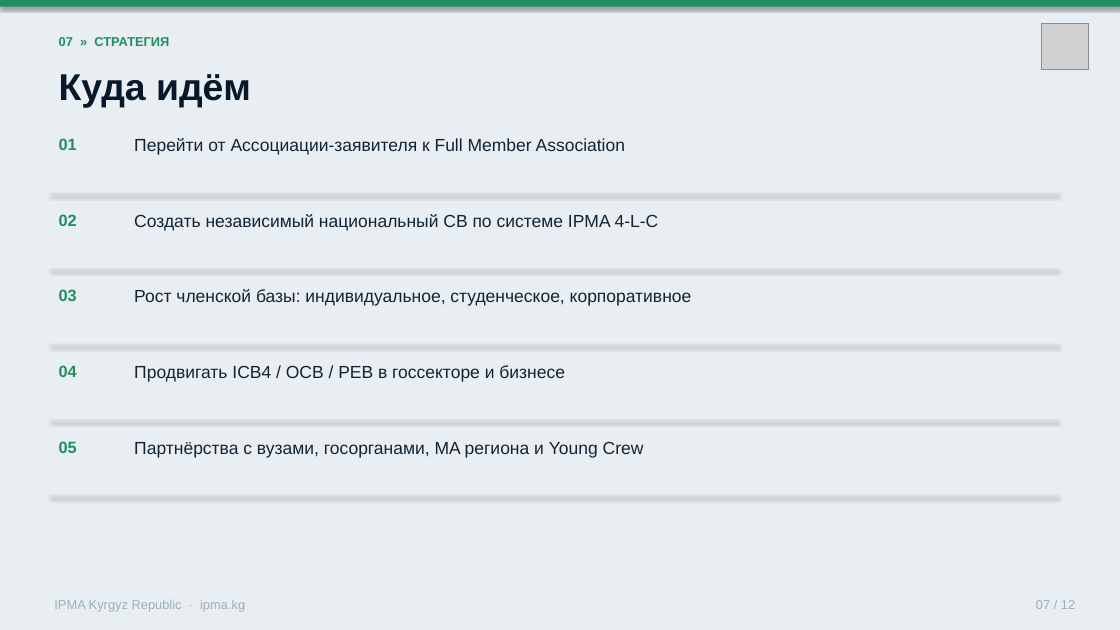
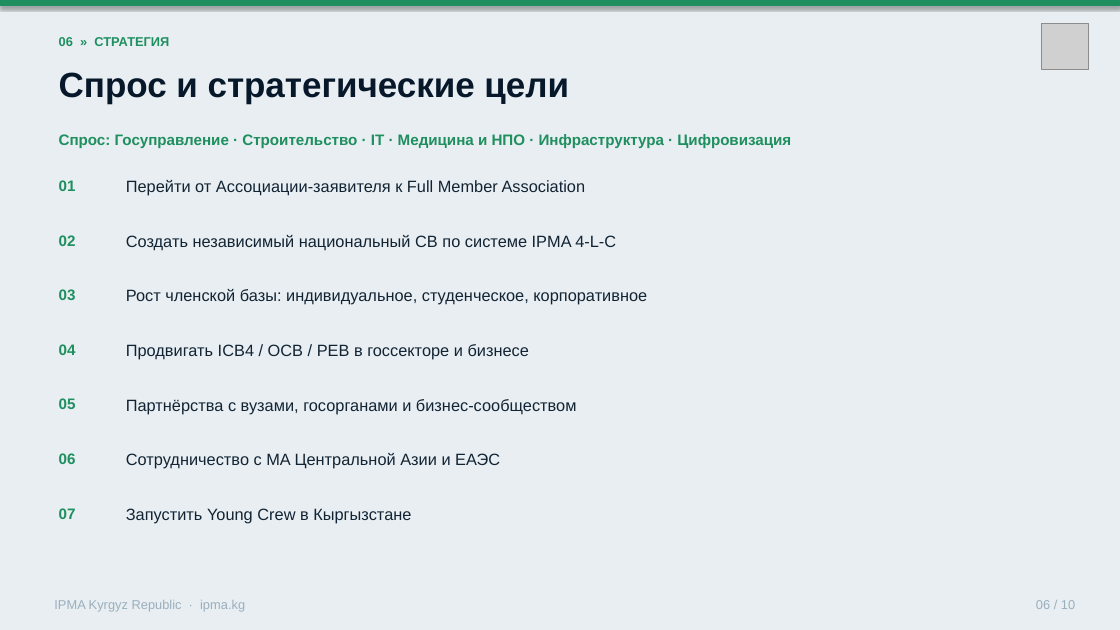
Before and after one commit to umekishev/umekishev, a slide deck: slide 6 of presentations/IPMA_Kyrgyzstan_CoD_Presentation.pptx (slide 7 before the commit). Drawn at 1120x630 pixels with LibreOffice and Linux fonts; fonts in the diff are those of the drawing; grey boxes stand for pictures. Boxes give left, top, right and bottom in pixels: in the first picture for what was removed or moved away, otherwise in the second. Text is boxed around its words. In the diff, an @@ line names an element or a change of style, - is before the commit and + after.

```diff
--- a/presentations/IPMA_Kyrgyzstan_CoD_Presentation.pptx
+++ b/presentations/IPMA_Kyrgyzstan_CoD_Presentation.pptx
@@ text at (x1=59, y1=37, x2=169, y2=46): text changed @@
-07 » СТРАТЕГИЯ
+06 » СТРАТЕГИЯ
@@ text at (x1=59, y1=72, x2=569, y2=104): text changed; size 32 to 30 pt @@
-Куда идём
+Спрос и стратегические цели
@@ text added at (x1=59, y1=134, x2=791, y2=148), 13 pt, text #1F8F5F, bold @@
+Спрос: Госуправление · Строительство · IT · Медицина и НПО · Инфраструктура · Цифровизация
@@ text "01" moved from (x1=59, y1=138, x2=77, y2=150) to (x1=59, y1=180, x2=76, y2=191) @@
@@ text "Перейти от Ассоциации-заявителя к Full ..." moved from (x1=134, y1=138, x2=625, y2=155) to (x1=126, y1=180, x2=586, y2=196) @@
@@ rectangle removed at (x1=50, y1=193, x2=1059, y2=194) @@
@@ text "02" moved from (x1=59, y1=214, x2=77, y2=226) to (x1=59, y1=235, x2=76, y2=246) @@
@@ text "Создать независимый национальный CB по ..." moved from (x1=134, y1=214, x2=659, y2=231) to (x1=126, y1=235, x2=616, y2=250) @@
@@ rectangle removed at (x1=50, y1=269, x2=1059, y2=270) @@
@@ text "Рост членской базы: индивидуальное, студенческое, ..." moved from (x1=134, y1=289, x2=692, y2=306) to (x1=126, y1=289, x2=647, y2=305) @@
@@ text "04" moved from (x1=59, y1=365, x2=77, y2=377) to (x1=59, y1=344, x2=76, y2=355) @@
@@ rectangle removed at (x1=50, y1=344, x2=1059, y2=345) @@
@@ size 15 to 14 pt in 4 elements at (x1=126, y1=180, x2=586, y2=196), (x1=126, y1=289, x2=647, y2=305), (x1=126, y1=235, x2=616, y2=250), (x1=126, y1=344, x2=529, y2=360) @@
@@ text "Продвигать ICB4 / OCB / ..." moved from (x1=134, y1=365, x2=565, y2=382) to (x1=126, y1=344, x2=529, y2=360) @@
@@ size 14 to 13 pt in 4 elements at (x1=59, y1=180, x2=76, y2=191), (x1=59, y1=235, x2=76, y2=246), (x1=59, y1=344, x2=76, y2=355), (x1=59, y1=398, x2=76, y2=409) @@
@@ text "05" moved from (x1=59, y1=441, x2=77, y2=453) to (x1=59, y1=398, x2=76, y2=409) @@
@@ text added at (x1=126, y1=399, x2=577, y2=414), 14 pt, text #122433 @@
+Партнёрства с вузами, госорганами и бизнес-сообществом
@@ rectangle removed at (x1=50, y1=420, x2=1059, y2=421) @@
@@ text added at (x1=59, y1=453, x2=76, y2=464), 13 pt, text #1F8F5F, bold @@
+06
@@ text added at (x1=126, y1=453, x2=500, y2=469), 14 pt, text #122433 @@
+Сотрудничество с MA Центральной Азии и ЕАЭС
@@ rectangle removed at (x1=50, y1=496, x2=1059, y2=497) @@
@@ text added at (x1=59, y1=508, x2=76, y2=519), 13 pt, text #1F8F5F, bold @@
+07
@@ text at (x1=126, y1=508, x2=411, y2=523): text changed; size 15 to 14 pt @@
-Партнёрства с вузами, госорганами, MA региона и Young Crew
+Запустить Young Crew в Кыргызстане
@@ text at (x1=1036, y1=600, x2=1075, y2=609): text changed @@
-07 / 12
+06 / 10
```
Also in this commit, not shown: 4 other slides changed, 5 slides added, 7 slides removed, 1 other file.
